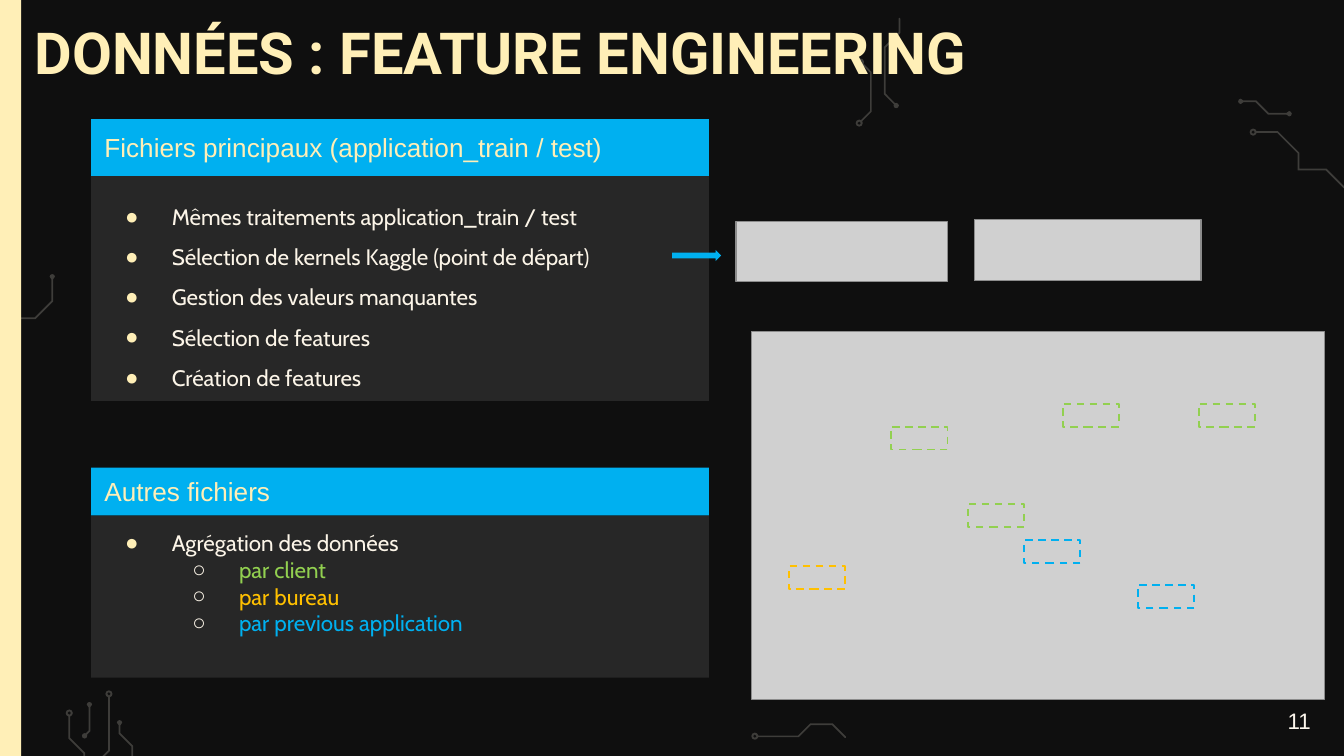
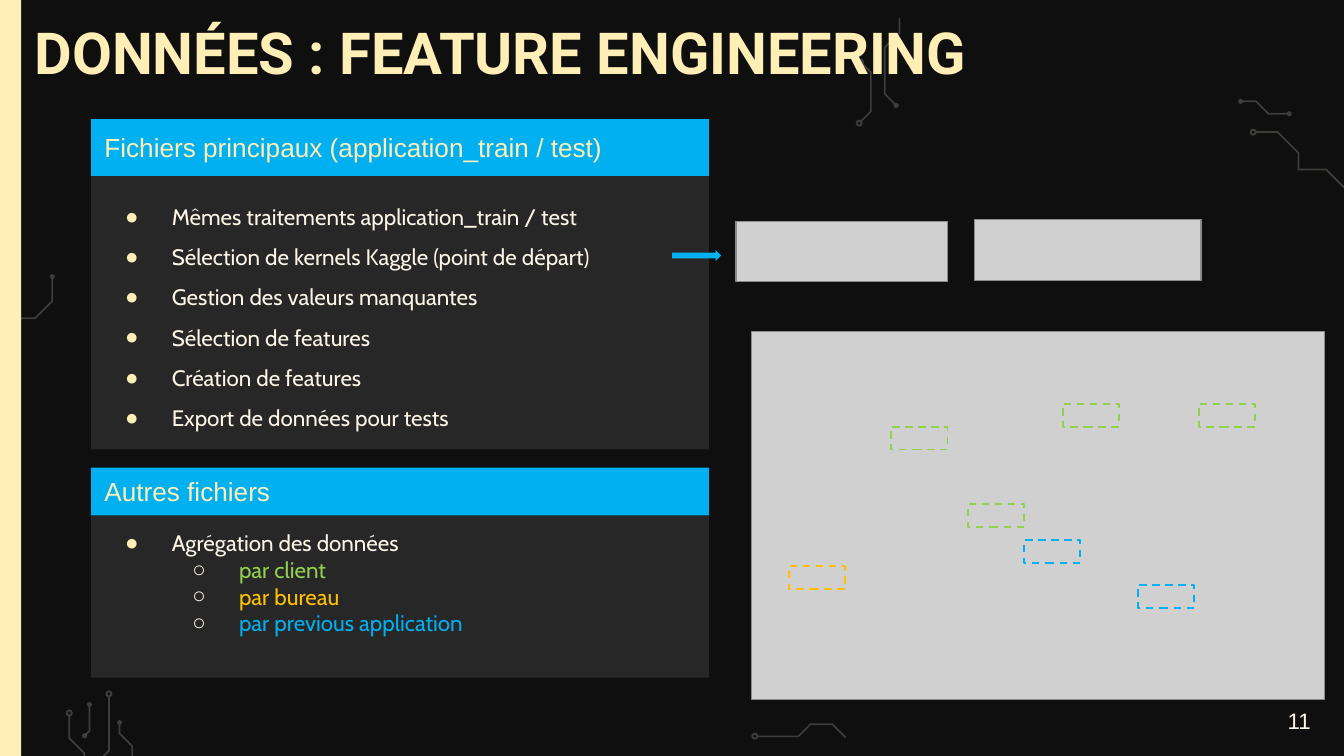
Before and after one commit to webew/api-oc-projet7, a slide deck: slide 11 of Fillion_Bertrand_6_presentation_022026.pptx. Drawn at 1344x756 pixels with LibreOffice and Linux fonts; fonts in the diff are those of the drawing; grey boxes stand for pictures; background and template pictures are left out. Boxes give left, top, right and bottom in pixels: in the first picture for what was removed or moved away, otherwise in the second. Text is boxed around its words. In the diff, an @@ line names an element or a change of style, - is before the commit and + after.

```diff
--- a/Fillion_Bertrand_6_presentation_022026.pptx
+++ b/Fillion_Bertrand_6_presentation_022026.pptx
@@ subtitle "Mêmes traitements application_train / test": place and size @@
-subtitle "Mêmes traitements application_train / test" at bbox=[91, 176, 710, 401]
+subtitle "Mêmes traitements application_train / test" at bbox=[91, 176, 710, 450]
@@ subtitle at bbox=[172, 409, 449, 432]: paragraph added @@
+● Export de données pour tests
```
Also in this commit, not shown: 3 other slides changed, 1 other file.
